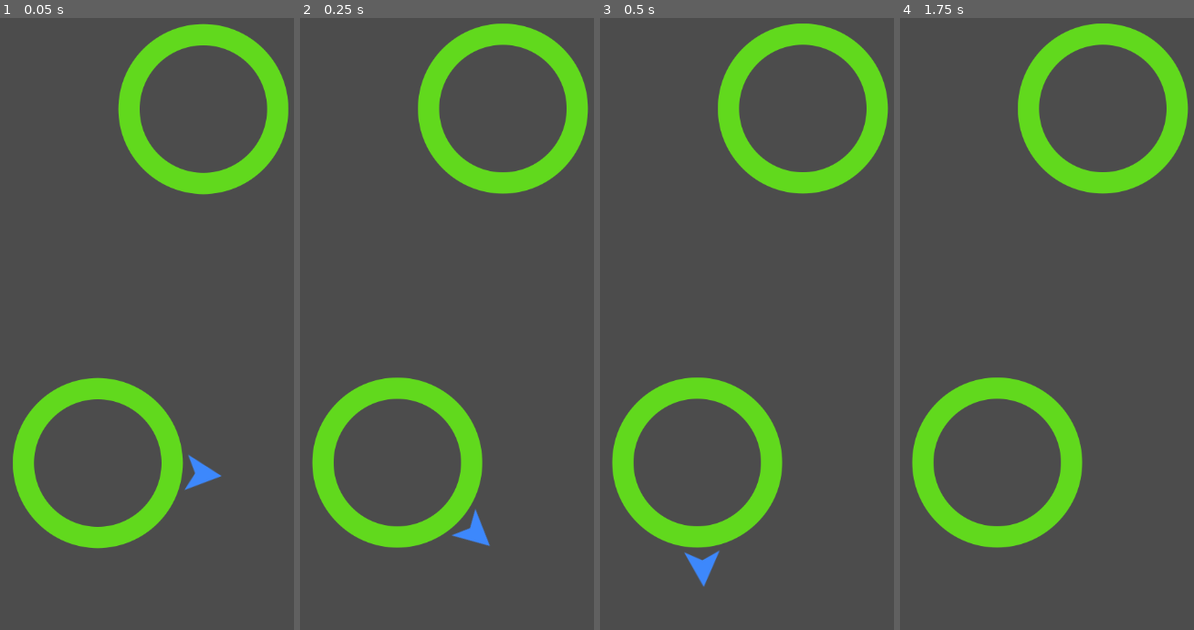
Above: before the commit, frames 1-4 (left to right).
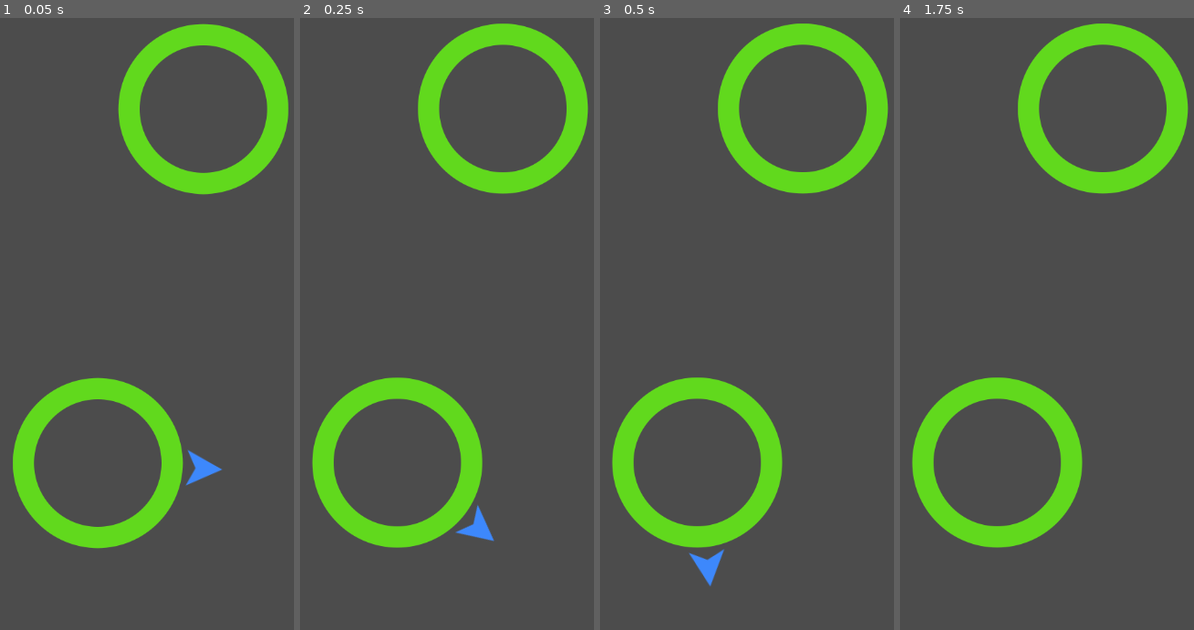
Above: after the commit, the same moments.

Repository: sal0w/CircleJump
Game: Godot game, scene res://Main.tscn
Two runs of this game, one before a commit and one after it. Both use one fixed random seed, a clock stepped at 60 frames per second and the inputs below.
Inputs (mouse positions are in pixels of both pictures, inside the frame that each line leads up to):
- Up to frame 1 (0.05 s): no input
- Up to frame 2 (0.25 s): no input
- Up to frame 3 (0.5 s): no input
- Up to frame 4 (1.75 s): move the mouse to (1088, 256) at 0.52 s; click (1088, 256) at 0.67 s; tap Enter at 1.25 s; move the mouse to (914, 330) at 1.27 s; click (914, 330) at 1.42 s

The runs differ from the first frame. In frame 1, 0.3% of the frame differs, in the area x 62-76%, y 70-78%; in frame 2, 0.3%; in frame 3, 0.3%; in frame 4, nothing differs.

Commit message:
Fix for the on the circle

Diff:
--- a/objects/jumper.gd
+++ b/objects/jumper.gd
@@ -17,6 +17,7 @@
 
 func _on_jumper_area_entered(area):
 	target = area
+	target.get_node("Pivot").rotation = (position - target.position).angle()
 	velocity = Vector2.ZERO
 	emit_signal("captured",area)
 
--- a/objects/jumper.tscn
+++ b/objects/jumper.tscn
@@ -17,7 +17,6 @@
 texture = ExtResource( 1 )
 
 [node name="CollisionShape2D" type="CollisionPolygon2D" parent="."]
-visible = false
 polygon = PoolVector2Array( 20.3125, -0.132759, -21.0186, -20.6596, -19.909, 20.3941 )
 
 [node name="VisibilityNotifier2D" type="VisibilityNotifier2D" parent="."]
